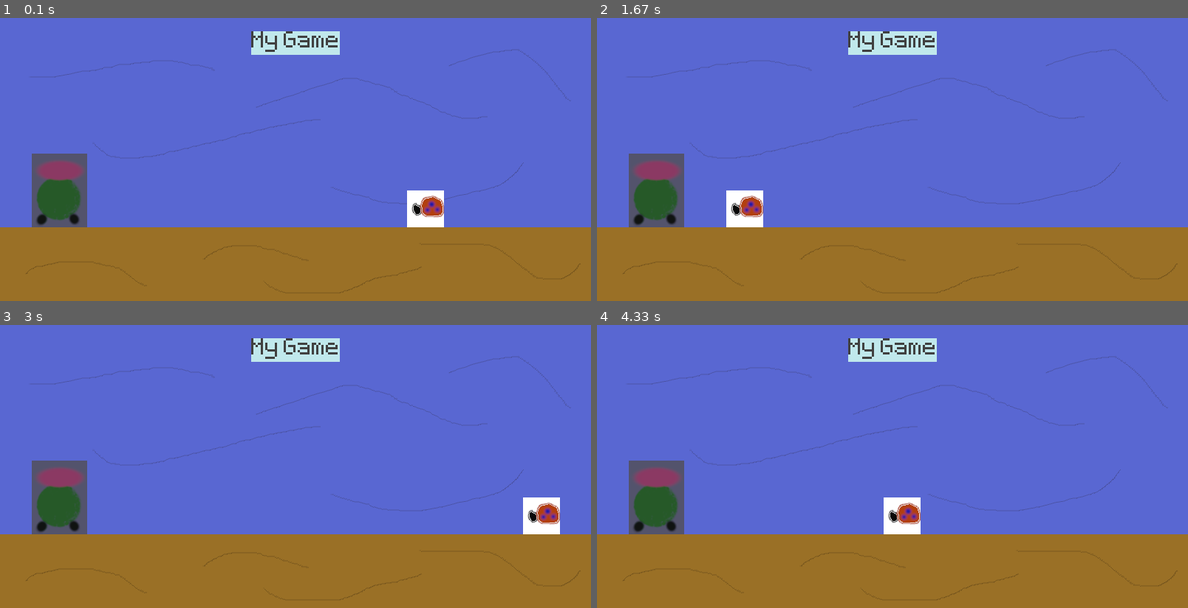
Above: before the commit, frames 1-4 (two rows, left to right).
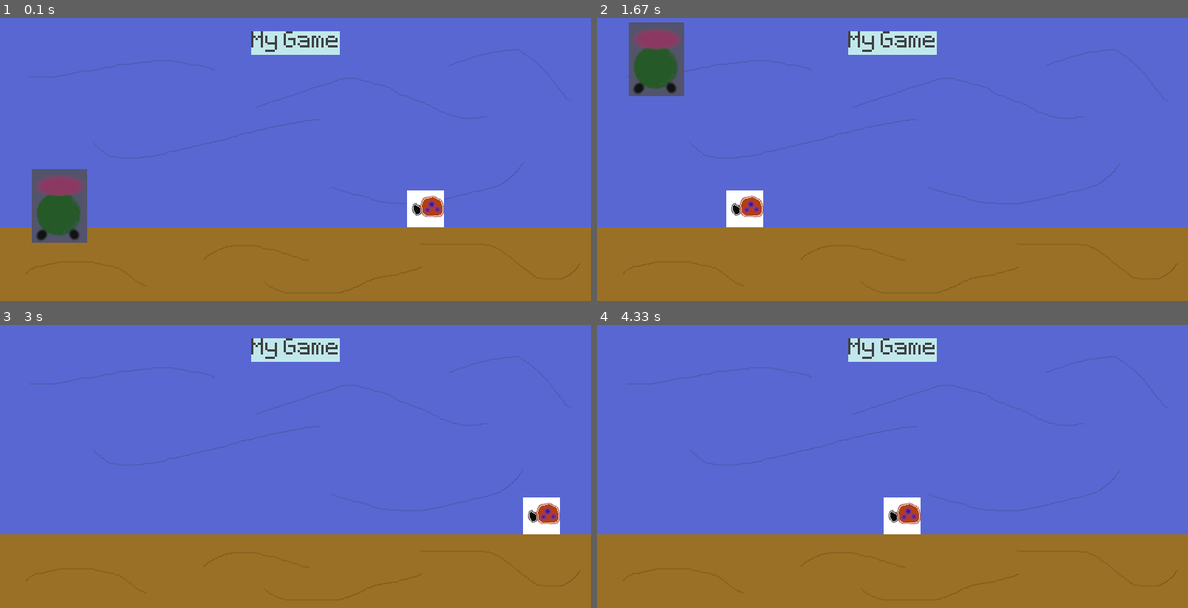
Above: after the commit, the same moments.

Repository: IdleDiamond/ytPygame
Game: pygame game, started from firstTry.py
The game is run twice, just before and just after one commit, with the same random seed, the same clock (stepped at 60 frames per second) and the same inputs.
Inputs:
- Up to frame 1 (0.1 s): no input
- Up to frame 2 (1.67 s): tap Space at 0.33, 0.73, 1.03 s
- Up to frame 3 (3 s): no input
- Up to frame 4 (4.33 s): no input

The runs differ from the first frame. In frame 1, 2.0% of the frame differs, in the area x 5-15%, y 47-80%; in frame 2, 4.9%, in the area x 5-15%, y 1-74%; in frame 3, 2.4%; in frame 4, 2.4%.

Commit message:
doing changes for jump

Diff:
--- a/firstTry.py
+++ b/firstTry.py
@@ -28,7 +28,7 @@
 
 player_surf = pygame.image.load('graphics/player_walk_1.png').convert_alpha()
 player_rect = player_surf.get_rect(midbottom = (80,300))
-
+player_gravity  = 0
 
 
 while True:
@@ -38,7 +38,7 @@
             exit()
         if event.type == pygame.KEYDOWN:
             if event.key == pygame.K_SPACE:
-                print("jump")
+                player_gravity = -20
 
         if event.type == pygame.KEYUP:
             print("Key up")
@@ -70,7 +70,13 @@
     if snail_rect.right < 0:
         snail_rect.right = 850
     screen.blit(snail_surface, snail_rect)
+
+    #player
+    player_gravity += 1
+    player_rect.y += player_gravity
     screen.blit(player_surf, player_rect)
+
+
 
     """
     keys = pygame.key.get_pressed()
